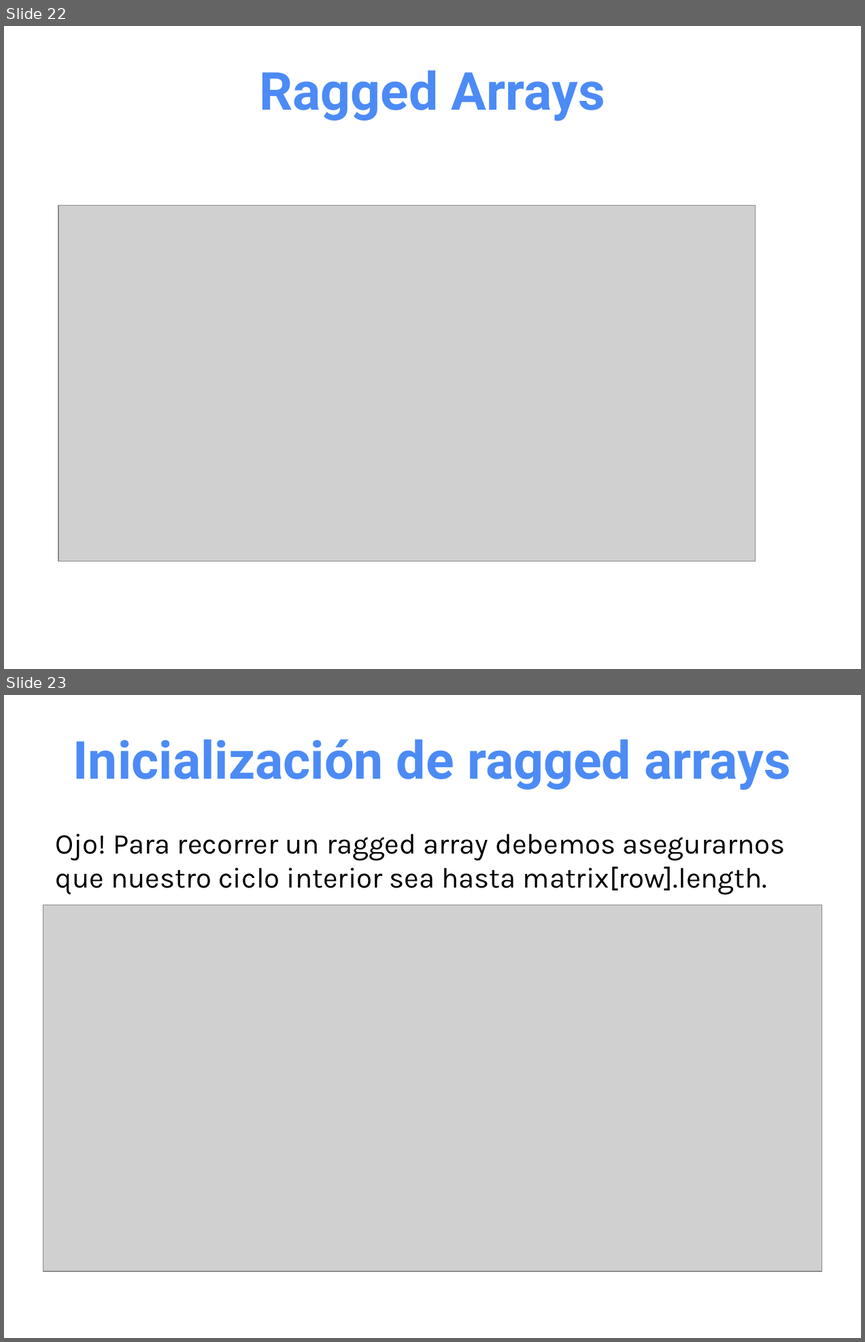
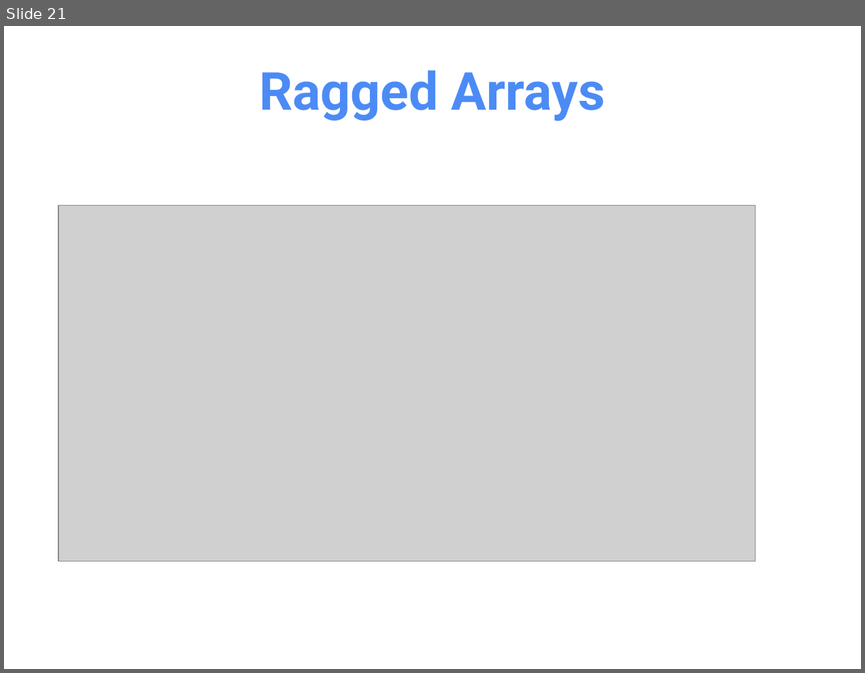
Before and after one commit to OMardil/INFO2, a slide deck: MOD01_Arreglos_multidimensionales/01 Presentacion/INFO2_MOD01-Arreglos_Multidimensionales.pptx. Shown one above the other, each under a label of ours: slides 22 and 23 before the commit, slide 21 after it. The pictures are 865x1342 and 865x673 pixels, drawn with LibreOffice and Linux fonts; fonts in the diff are those of the drawing; grey boxes stand for pictures. Boxes give left, top, right and bottom in pixels: in the first picture for what was removed or moved away, otherwise in the second. Text is boxed around its words. In the diff, an @@ line names an element or a change of style, - is before the commit and + after.

Commit message:
Update Arrays ppt

```diff
--- a/MOD01_Arreglos_multidimensionales/01 Presentacion/INFO2_MOD01-Arreglos_Multidimensionales.pptx
+++ b/MOD01_Arreglos_multidimensionales/01 Presentacion/INFO2_MOD01-Arreglos_Multidimensionales.pptx
@@ slide 23 removed at [4, 695, 861, 1338], background #FFFFFF @@
@@ title removed at [73, 739, 790, 790] @@
-Inicialización de ragged arrays
@@ text removed at [56, 834, 785, 895] @@
-Ojo! Para recorrer un ragged array debemos asegurarnos que nuestro ciclo interior sea hasta matrix[row].length.
@@ picture removed at [43, 905, 821, 1271] @@
@@ what was slide 22 is now slide 21 @@
```
Also in this commit, not shown: 5 slides changed, 1 slide added, 2 other slides removed, 1 other file.
